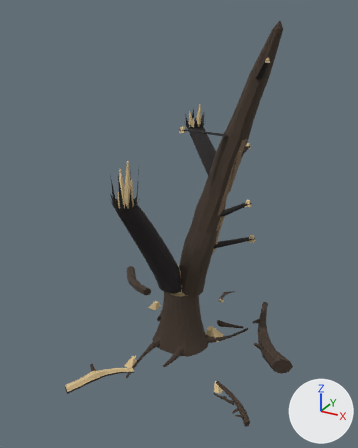
Two versions of the glTF model assets/architecture/flora/SM_ThunderstruckTree.glb, one commit apart.
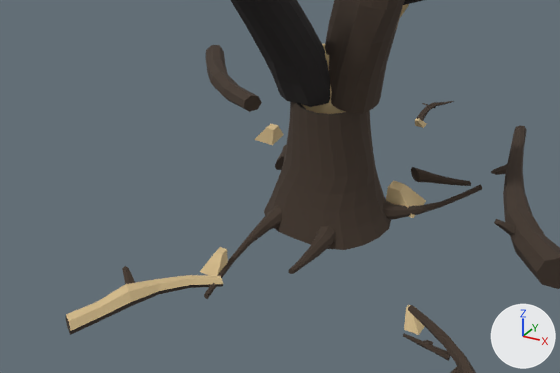
Each version is shown whole from a 50 mm camera at (7.3, -13.46, 11.37) aimed at (0.09, -0.35, 4.81), then close up on the part from 10% to 79% of the width and 55% to 92% of the height. The lights are fixed; the arrows at lower right show +X, +Y and +Z. The older version's two pictures come first. Vertices at exactly the same position are counted once.

The first close-up shows 'SM_ThunderstruckTree_Bark', 'SM_ThunderstruckTree_BranchA', 'SM_ThunderstruckTree_BranchB', 'SM_ThunderstruckTree_BranchC', 'SM_ThunderstruckTree_BranchD', 'SM_ThunderstruckTree_Heart', 'SM_ThunderstruckTree_Roots' and 1 more.
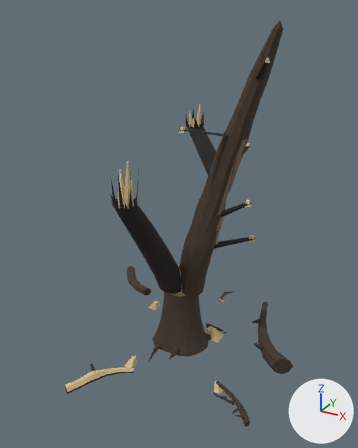
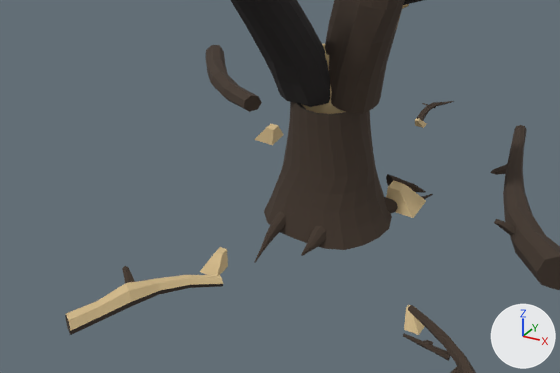
Diff of the bpy script that builds the scene:
```diff
--- a/assets/architecture/flora/SM_ThunderstruckTree.glb.py
+++ b/assets/architecture/flora/SM_ThunderstruckTree.glb.py
@@ me_sm_thunderstrucktree_roots @@
 # used by ob_sm_thunderstrucktree_roots; location = (0.0, 0.0, 0.0)
-me_sm_thunderstrucktree_roots.from_pydata(...)  # 392 vertices, 756 faces; spans x -1.51..2.02, y -2.81..1.72, z 0.01..0.87
+me_sm_thunderstrucktree_roots.from_pydata(...)  # 392 vertices, 756 faces; spans x -1.09..1.35, y -1.77..1.25, z 0.01..0.92
+# me_sm_thunderstrucktree_roots part 1: 387 of 392 vertices moved; they spanned x -1.51..2.02, y -2.81..1.72, z 0.01..0.87 and now span x -1.09..1.35, y -1.77..1.25, z 0.01..0.92; mean shift (-0.01, -0.09, 0.02); largest move (-0.54, -2.8, 0.1) -> (-0.34, -1.77, 0.04)
 me_sm_thunderstrucktree_roots.materials.append(mat_mat_tree_charredbark)
```

Where the change shows, as pixel boxes (x1, y1, x2, y2) in the close-ups (560 x 373 px):
'SM_ThunderstruckTree_Roots', reshaped
    before: (204, 145, 482, 299)
    after: (255, 174, 433, 263)
